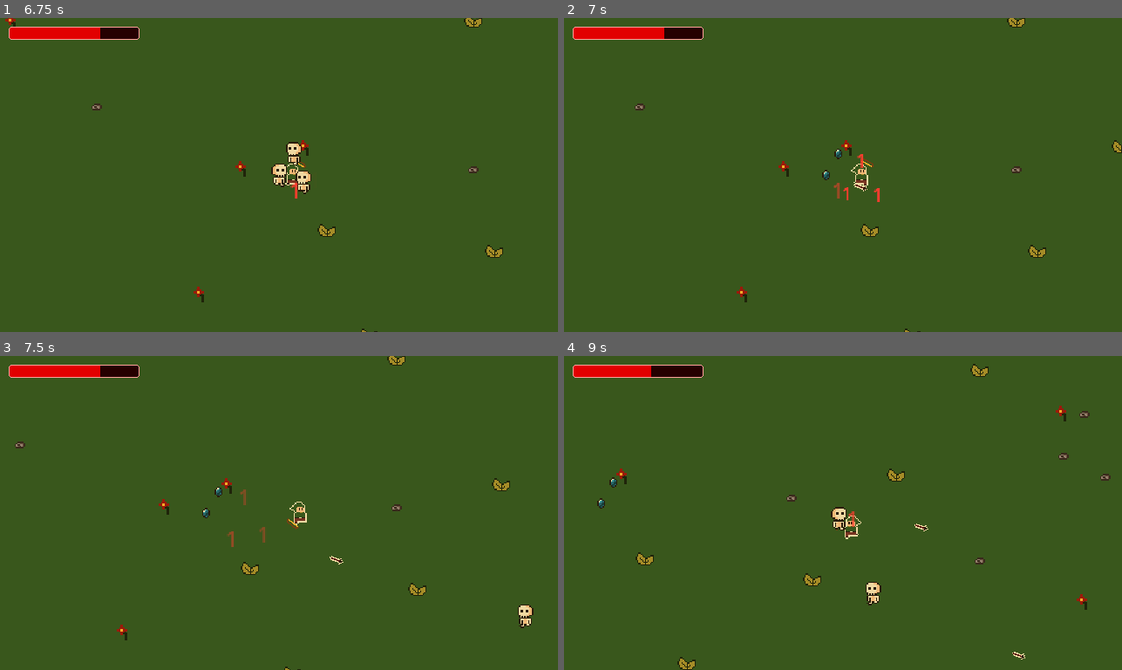
Above: before the commit, frames 1-4 (two rows, left to right).
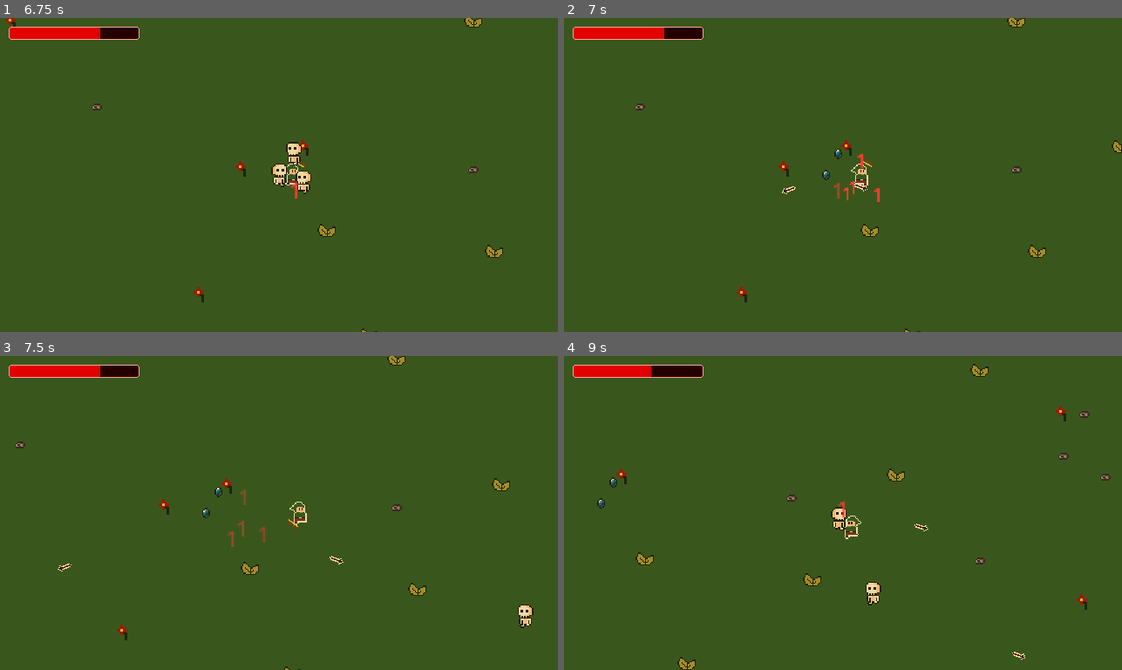
Above: after the commit, the same moments.

Repository: danilomacb/RAMter
Game: Godot game, scene res://Scenes/Game.tscn
Two runs of this game, one before a commit and one after it. Both use one fixed random seed, a clock stepped at 60 frames per second and the inputs below.
Inputs (mouse positions are in pixels of both pictures, inside the frame that each line leads up to):
- Up to frame 1 (6.75 s): move the mouse to (251, 237) at 0.52 s; hold Up (MoveUp) 0.53-2.03 s; move the mouse to (446, 222) at 1.27 s; move the mouse to (111, 127) at 2.02 s; hold Left (MoveLeft) 2.03-3.53 s; move the mouse to (306, 175) at 2.77 s; move the mouse to (195, 96) at 3.52 s; hold Down (MoveDown) 3.53-4.28 s; move the mouse to (401, 159) at 4.27 s; hold Right (MoveRight) 4.28-5.03 s; move the mouse to (167, 190) at 5.02 s; hold Up (MoveUp) 5.03-5.75 s; click "DeathArrow" at 5.75 s; move the mouse to (334, 105) at 6.52 s; hold Right (MoveRight) from 6.53 s (still down)
- Up to frame 2 (7 s): keep holding Right (MoveRight)
- Up to frame 3 (7.5 s): keep holding Right (MoveRight); move the mouse to (251, 575) at 7.27 s
- Up to frame 4 (9 s): move the mouse to (1010, 560) at 8.02 s; move the mouse to (675, 465) at 8.77 s; release Right (MoveRight) at 8.78 s; hold Down (MoveDown) from 8.78 s (still down)

Frame 1 is identical in both runs. In frame 2, less than 0.1% of the frame differs, in the area x 39-53%, y 51-57%; in frame 3, less than 0.1%; in frame 4, less than 0.1%, in the area x 49-53%, y 46-55%.

Commit message:
enemy take damage fixed

Diff:
--- a/Scripts/Hp.gd
+++ b/Scripts/Hp.gd
@@ -22,7 +22,7 @@
 	timer.wait_time = invulnerabilityTime
 
 func TakeDamage(damage):
-	if !canTakeDamage:
+	if !canTakeDamage && hpType == HpType.Player:
 		return
 
 	canTakeDamage = false
